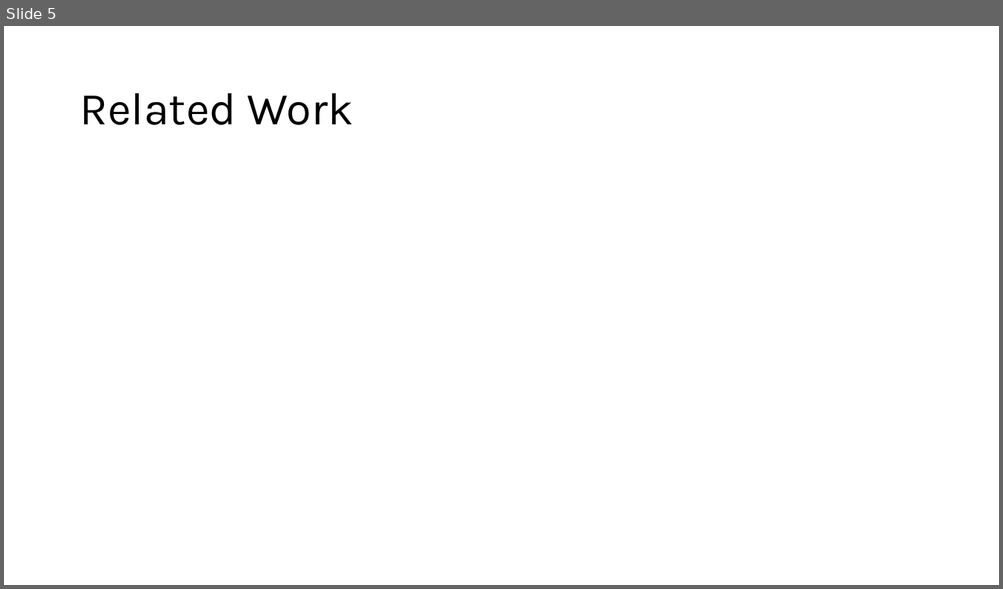
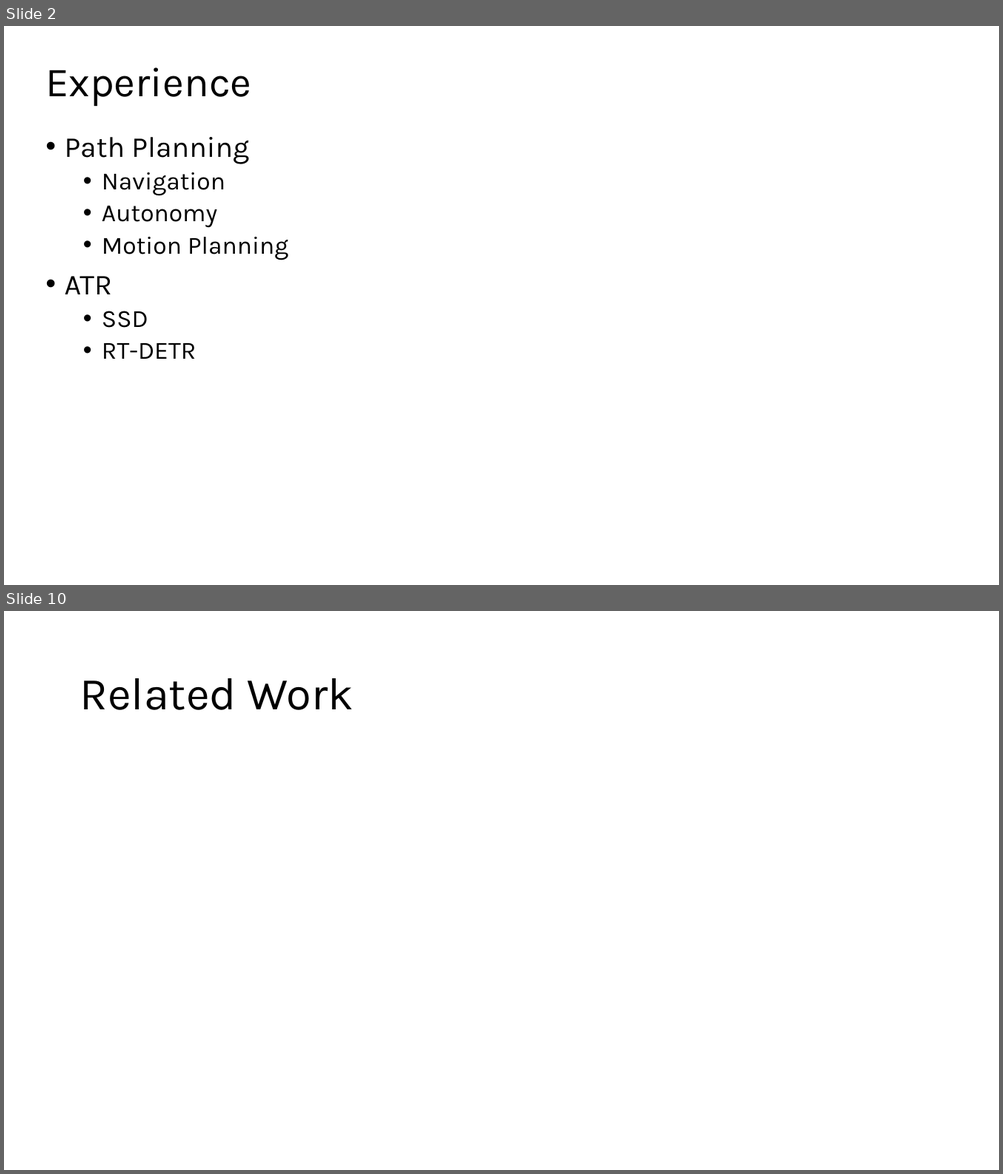
Before and after one commit to akshaygulabrao/flappybird-monorepo, a slide deck: Slides.pptx. Shown one above the other, each under a label of ours: slide 5 before the commit, slides 2 and 10 after it; the slides between them are not shown. The pictures are 1003x589 and 1003x1174 pixels, drawn with LibreOffice and Linux fonts; fonts in the diff are those of the drawing. Boxes give left, top, right and bottom in pixels: in the first picture for what was removed or moved away, otherwise in the second. Text is boxed around its words. In the diff, an @@ line names an element or a change of style, - is before the commit and + after.

```diff
--- a/Slides.pptx
+++ b/Slides.pptx
@@ slide 2 added at (4, 26, 999, 585), background #FFFFFF @@
@@ text added at (45, 67, 251, 106), 40 pt, text #000000 @@
+Experience
@@ text added at (65, 137, 288, 359), 24 pt, text #000000 @@
+• Path Planning
+  • Navigation
+  • Autonomy
+  • Motion Planning
+• ATR
+  • SSD
+  • RT-DETR
@@ what was slide 5 is now slide 10 @@
```
Also in this commit, not shown: 3 slides changed, 5 other slides added, 1 slide removed, 1 other file.
